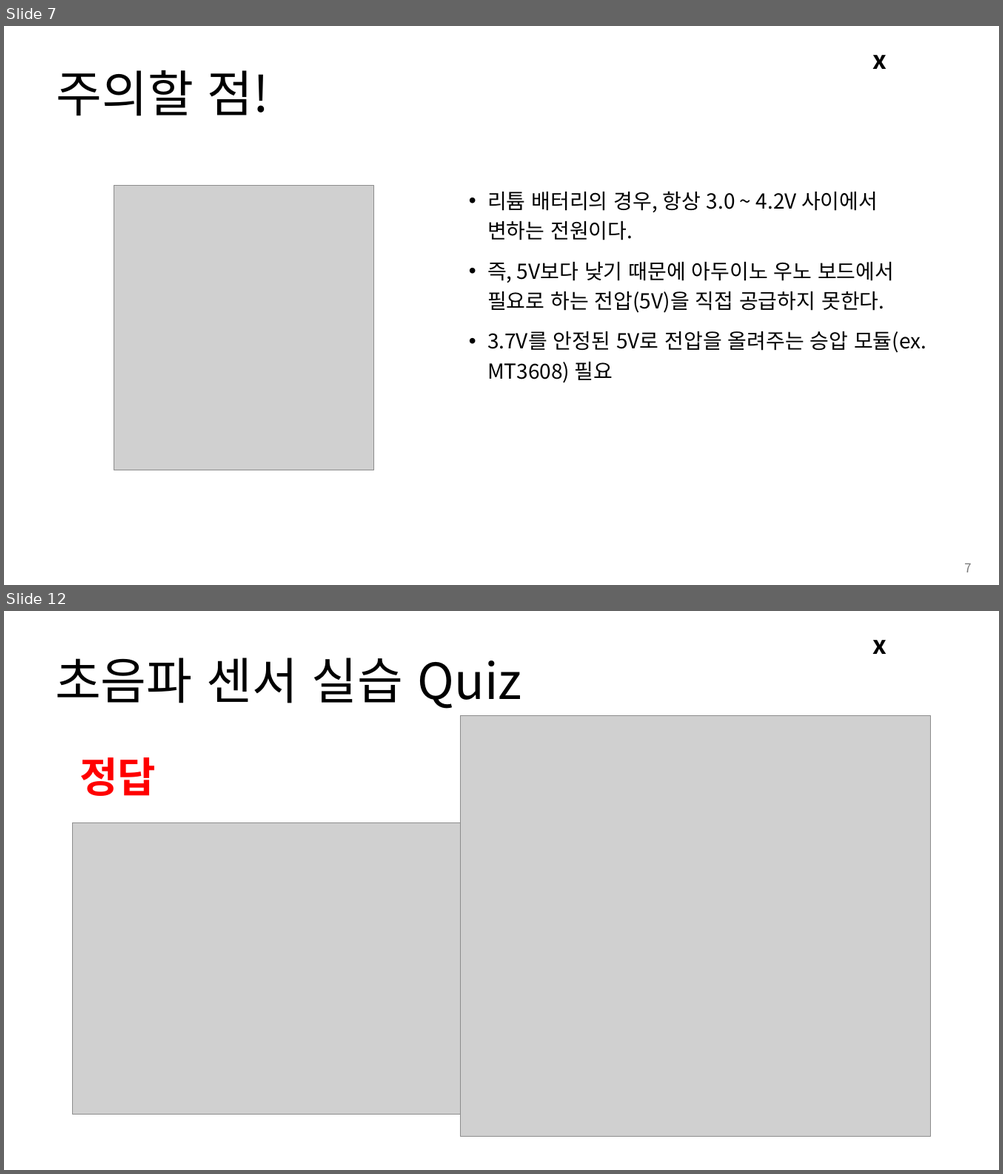
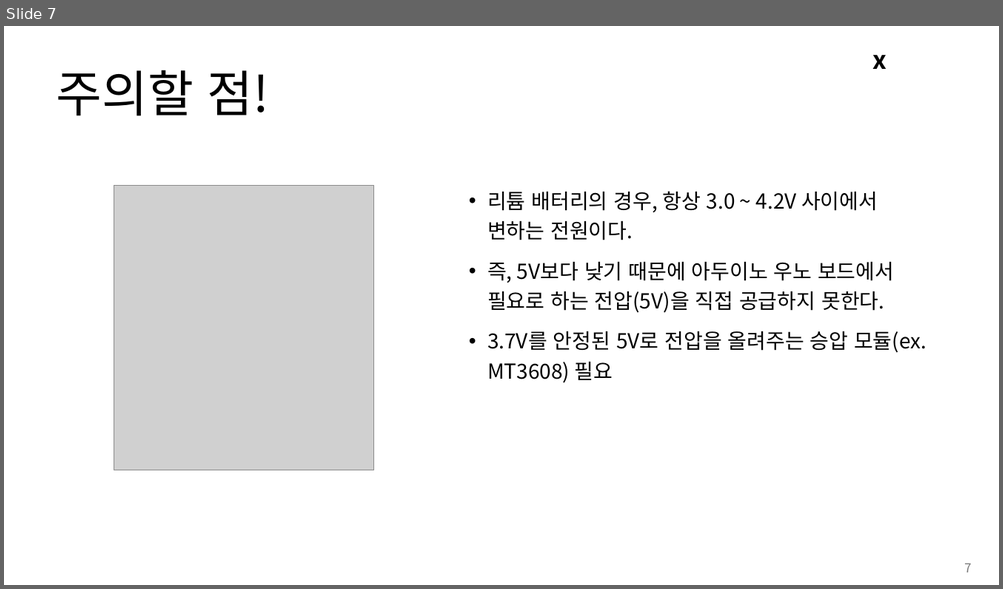
Before and after one commit to Leader-Lesson/KDT_RE_3rd, a slide deck: material/Arduino/05_태양광패널.pptx. Shown one above the other, each under a label of ours: slides 7 and 12 before the commit, slide 7 after it; the slides between them are not shown. The pictures are 1003x1174 and 1003x589 pixels, drawn with LibreOffice and Linux fonts; fonts in the diff are those of the drawing; grey boxes stand for pictures; background and template pictures are left out. Boxes give left, top, right and bottom in pixels: in the first picture for what was removed or moved away, otherwise in the second. Text is boxed around its words. In the diff, an @@ line names an element or a change of style, - is before the commit and + after.

```diff
--- a/material/Arduino/05_태양광패널.pptx
+++ b/material/Arduino/05_태양광패널.pptx
@@ slide 12 removed at <box>4,611,999,1170</box>, background #FFFFFF; not listed: 1 template element that a slide beside it also shows @@
@@ title removed at <box>55,658,521,709</box> @@
-초음파 센서 실습 Quiz
@@ picture removed at <box>460,716,930,1137</box> @@
@@ text removed at <box>79,758,156,796</box> @@
-정답
@@ picture removed at <box>73,823,487,1116</box> @@
```
Also in this commit, not shown: 2 slides changed, 48 slides added, 4 other slides removed, 10 other files.
